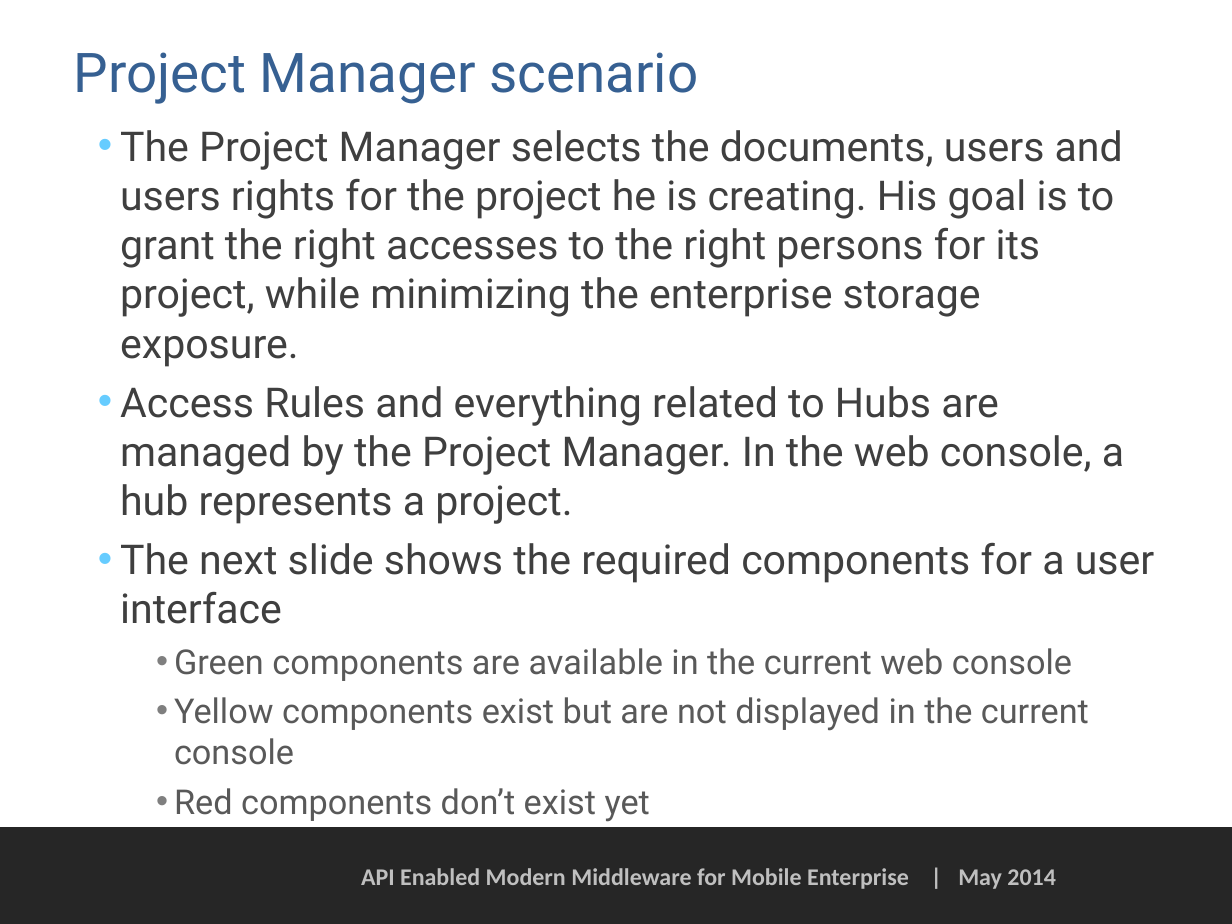
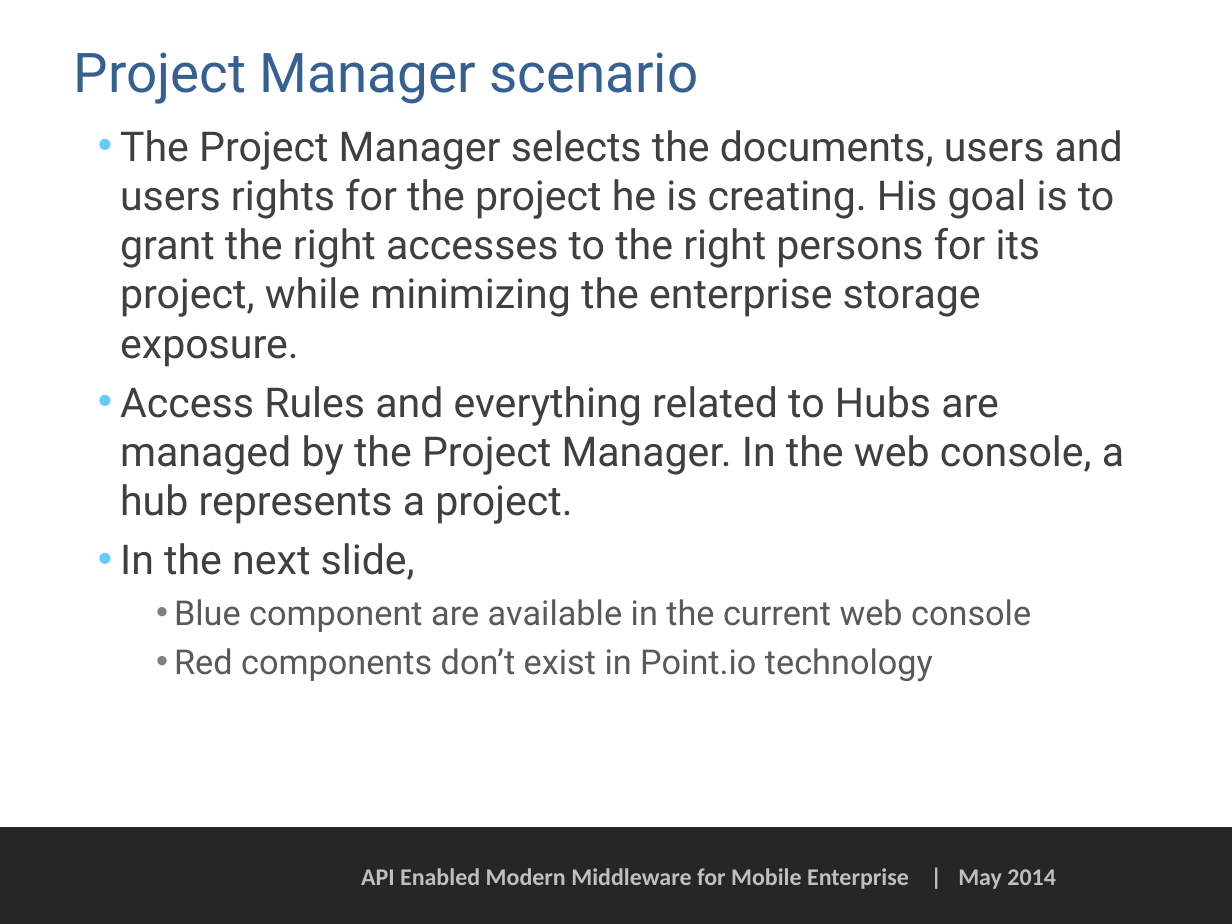
Before and after one commit to PointIO/Documentation, a slide deck: slide 2 of web console doc/Project Manager scenario - web console.pptx. Drawn at 1232x924 pixels with LibreOffice and Linux fonts; fonts in the diff are those of the drawing; background and template pictures are left out. Boxes give left, top, right and bottom in pixels: in the first picture for what was removed or moved away, otherwise in the second. Text is boxed around its words. In the diff, an @@ line names an element or a change of style, - is before the commit and + after.

Commit message:
Project Manager updated to v1, typo in Storage Administrator fixed

```diff
--- a/web console doc/Project Manager scenario - web console.pptx
+++ b/web console doc/Project Manager scenario - web console.pptx
@@ text at box(120, 543, 1031, 682): text changed @@
-• The next slide shows the required components for a user interface
-  • Green components are available in the current web console
-  • Yellow components exist but are not displayed in the current console
-  • Red components don’t exist yet
+• In the next slide,
+  • Blue component are available in the current web console
+  • Red components don’t exist in Point.io technology
```
Also in this commit, not shown: 15 slides added, 16 slides removed, 1 other file.
